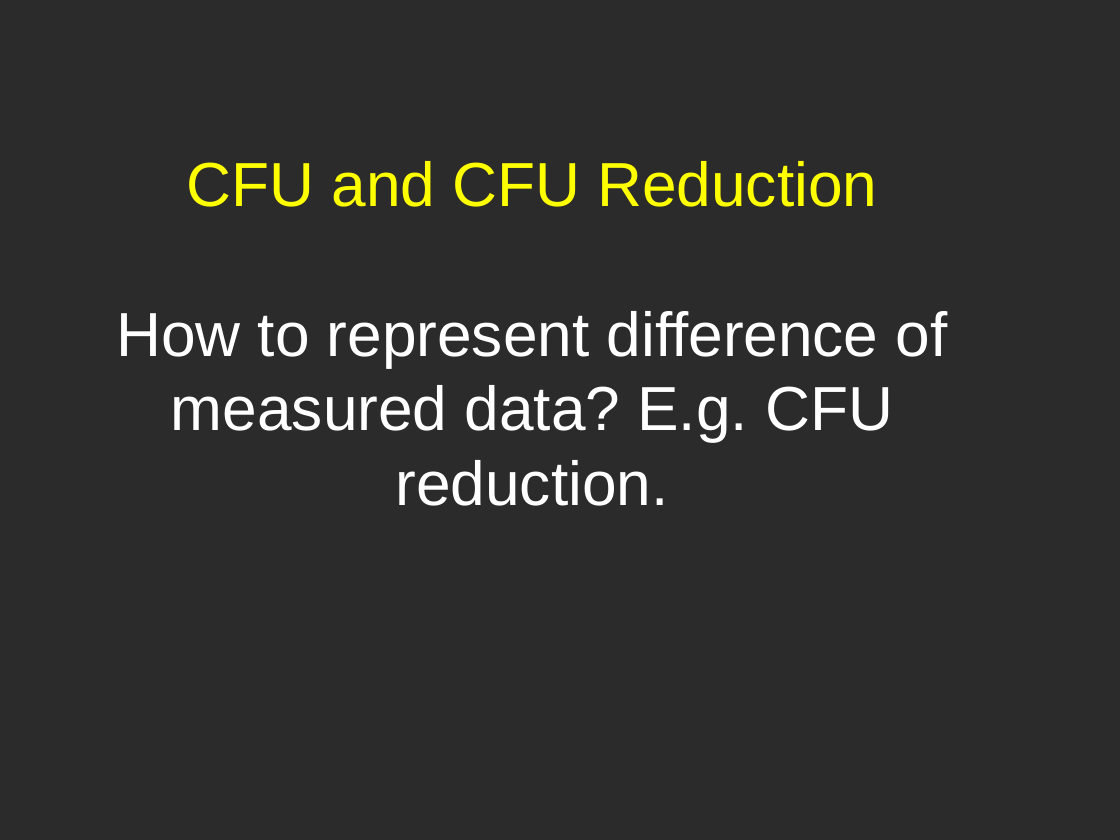
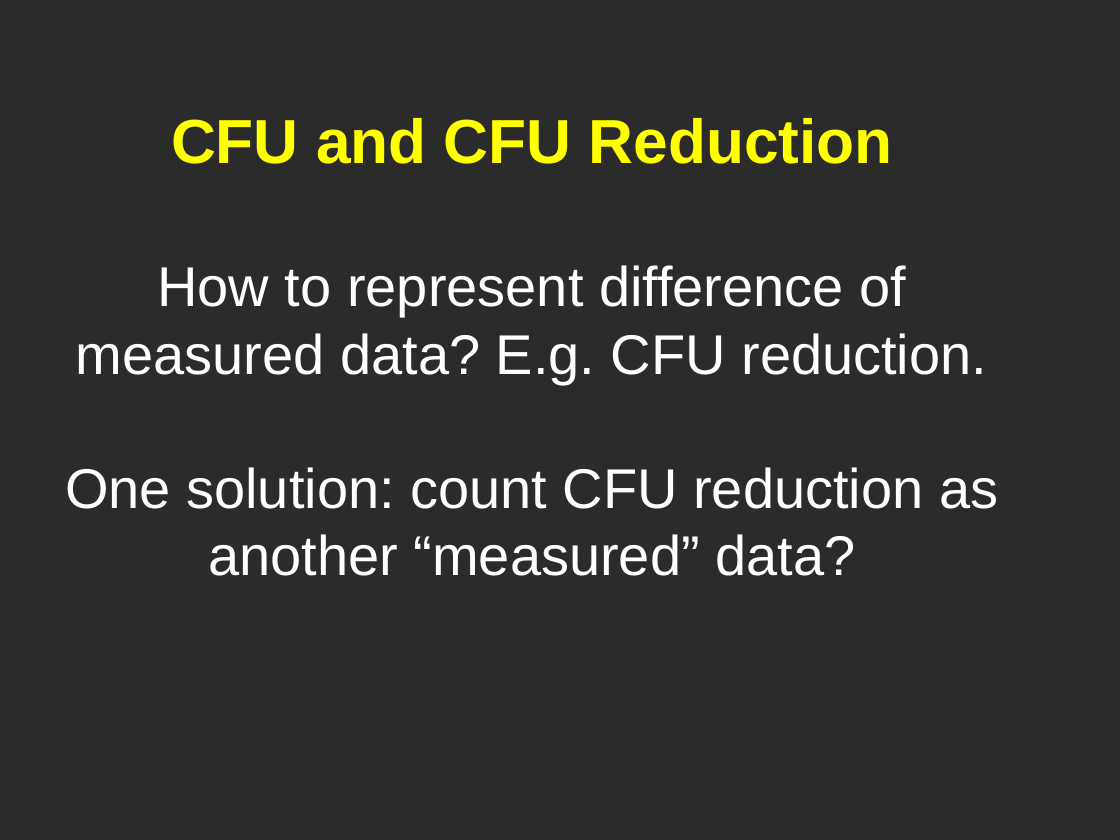
Before and after one commit to obi-ontology/obi-legacy-svn, a slide deck: slide 13 of trunk/docs/developer/use cases/Vaccine_usercase_Vancouver2010.ppt (slide 10 before the commit). Drawn at 1120x840 pixels with LibreOffice and Linux fonts; fonts in the diff are those of the drawing; background and template pictures are left out; a plain dark background stands for a picture behind light text. Boxes give left, top, right and bottom in pixels: in the first picture for what was removed or moved away, otherwise in the second. Text is boxed around its words. In the diff, an @@ line names an element or a change of style, - is before the commit and + after.

```diff
--- a/trunk/docs/developer/use cases/Vaccine_usercase_Vancouver2010.ppt
+++ b/trunk/docs/developer/use cases/Vaccine_usercase_Vancouver2010.ppt
@@ title at [65, 118, 998, 576]: text changed; size 40 to 36 pt @@
-CFU and CFU Reduction
-How to represent difference of measured data? E.g. CFU reduction.
+CFU and CFU Reduction
+How to represent difference of measured data? E.g. CFU reduction.
+One solution: count CFU reduction as another “measured” data?
```
Also in this commit, not shown: 4 other slides changed, 1 slide added.
